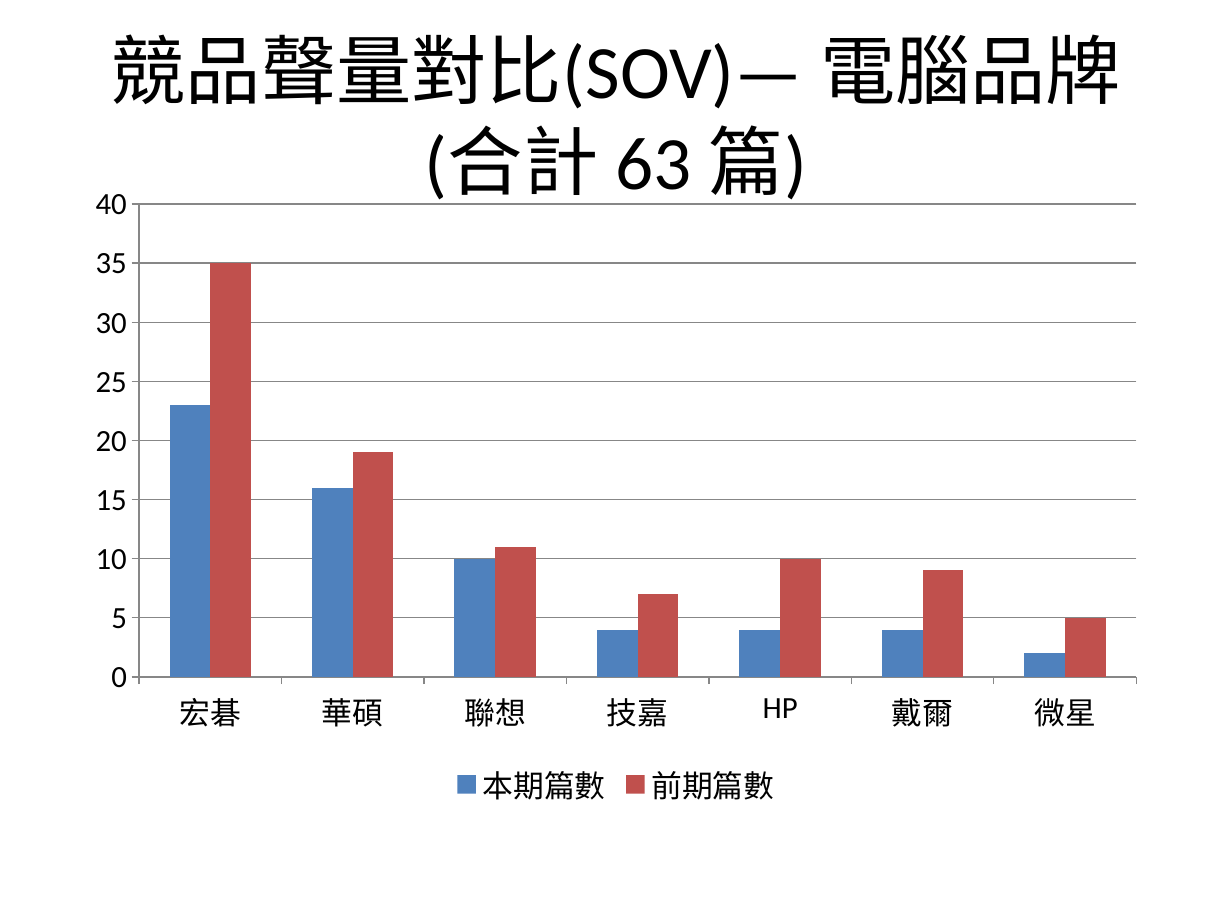
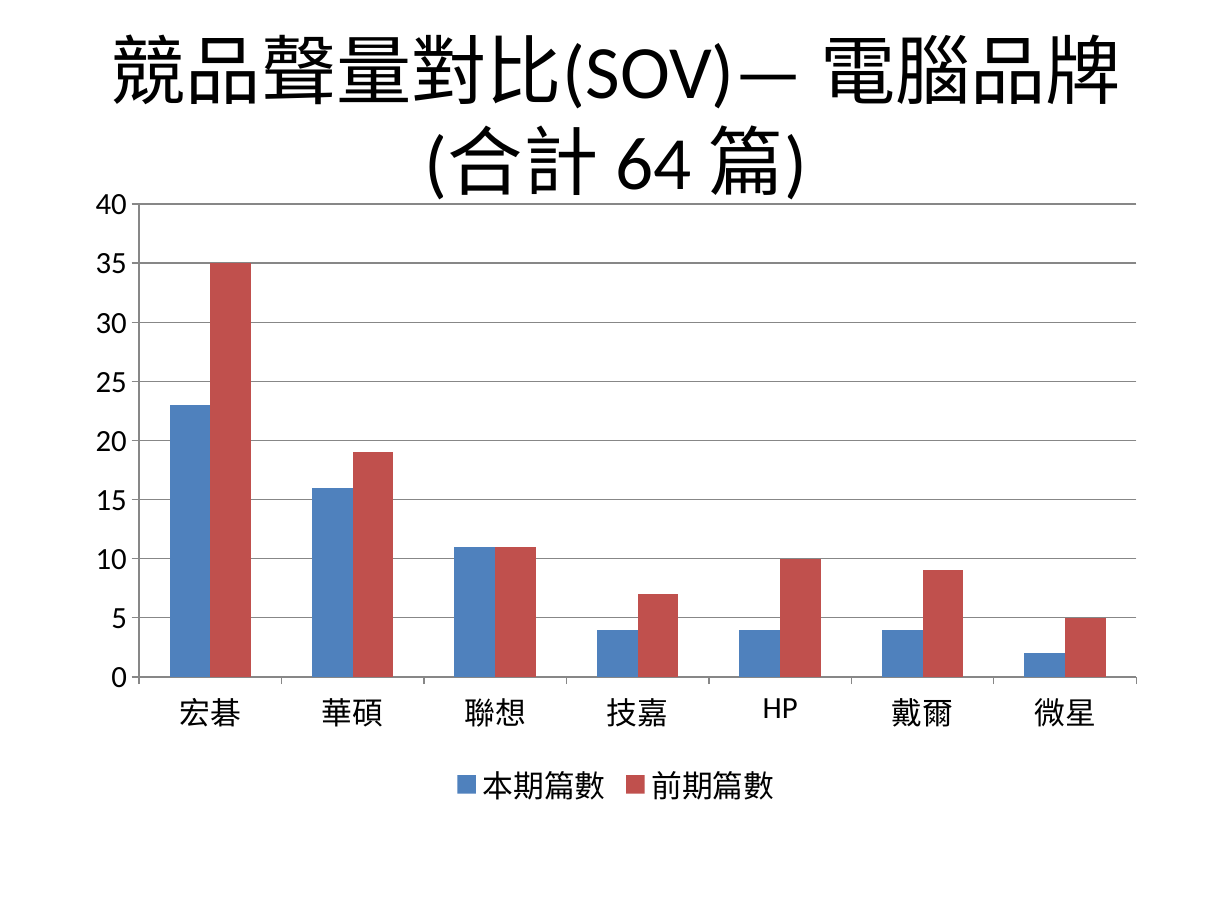
Before and after one commit to AndyChen825/industry-monitor, a slide deck: slide 4 of docs/reports/台灣產業趨勢監測週報_2026-09-28_2026-10-05.pptx. Drawn at 1232x924 pixels with LibreOffice and Linux fonts; fonts in the diff are those of the drawing. Boxes give left, top, right and bottom in pixels: in the first picture for what was removed or moved away, otherwise in the second. Text is boxed around its words. In the diff, an @@ line names an element or a change of style, - is before the commit and + after.

```diff
--- a/docs/reports/台灣產業趨勢監測週報_2026-09-28_2026-10-05.pptx
+++ b/docs/reports/台灣產業趨勢監測週報_2026-09-28_2026-10-05.pptx
@@ title at box(111, 34, 1121, 205): text changed @@
-競品聲量對比(SOV)— 電腦品牌(合計 63 篇)
+競品聲量對比(SOV)— 電腦品牌(合計 64 篇)
@@ column chart at box(74, 172, 1158, 813) @@
@@ 本期篇數, 聯想: 10 to 11 @@
```
Also in this commit, not shown: 4 other slides changed, 8 other files.
